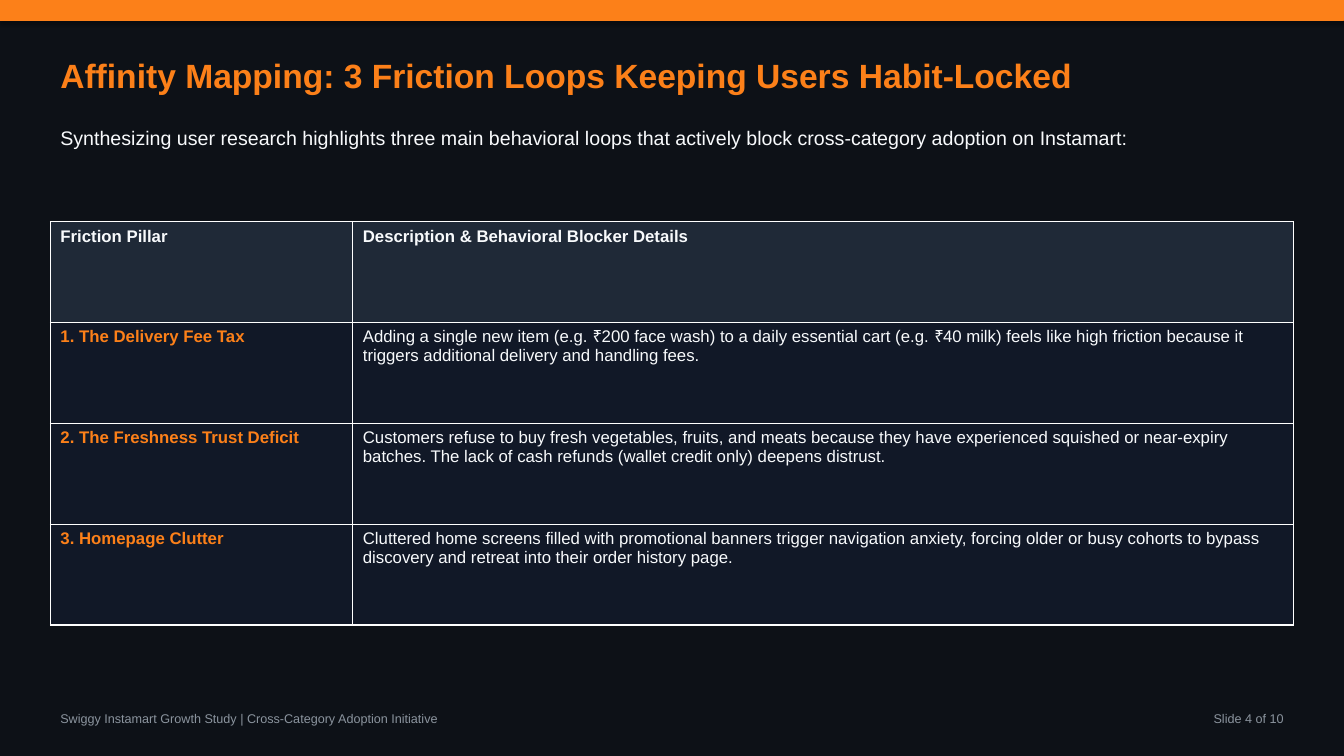
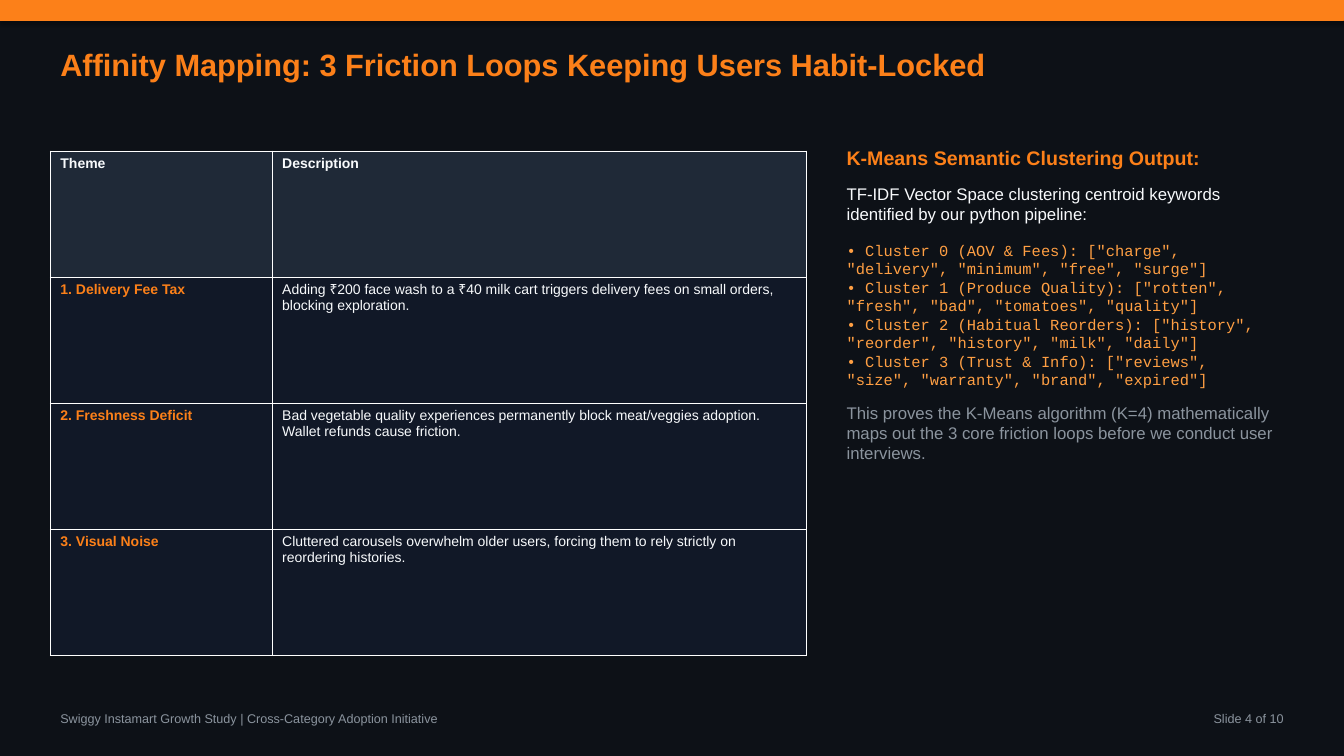
Before and after one commit to aashritamalviya1999/swiggy-instamart-discovery, a slide deck: slide 4 of NL Swiggy Instamart.pptx. Drawn at 1344x756 pixels with LibreOffice and Linux fonts; fonts in the diff are those of the drawing. Boxes give left, top, right and bottom in pixels: in the first picture for what was removed or moved away, otherwise in the second. Text is boxed around its words. In the diff, an @@ line names an element or a change of style, - is before the commit and + after.

```diff
--- a/NL Swiggy Instamart.pptx
+++ b/NL Swiggy Instamart.pptx
@@ text "Affinity Mapping: 3 Friction Loops ...": place and size @@
-text "Affinity Mapping: 3 Friction Loops ..." at [60,63,1072,95]
+text "Affinity Mapping: 3 Friction Loops ..." at [60,53,986,81]
@@ text "Affinity Mapping: 3 Friction Loops ..." at [60,53,986,81]: size 24 to 22 pt @@
@@ text removed at [60,130,1127,149] @@
-Synthesizing user research highlights three main behavioral loops that actively block cross-category adoption on Instamart:
@@ table added at [50,151,807,655], 4 rows, 2 columns @@
+Theme | Description
+1. Delivery Fee Tax | Adding ₹200 face wash to a ₹40 milk cart triggers delivery fees on small orders, blocking exploration.
+2. Freshness Deficit | Bad vegetable quality experiences permanently block meat/veggies adoption. Wallet refunds cause friction.
+3. Visual Noise | Cluttered carousels overwhelm older users, forcing them to rely strictly on reordering histories.
@@ text added at [847,150,1273,459], 11 pt, text #FF9F43 @@
+K-Means Semantic Clustering Output:
+TF-IDF Vector Space clustering centroid keywords identified by our python pipeline:
+• Cluster 0 (AOV & Fees): ["charge", "delivery", "minimum", "free", "surge"]
+• Cluster 1 (Produce Quality): ["rotten", "fresh", "bad", "tomatoes", "quality"]
+• Cluster 2 (Habitual Reorders): ["history", "reorder", "history", "milk", "daily"]
+• Cluster 3 (Trust & Info): ["reviews", "size", "warranty", "brand", "expired"]
+This proves the K-Means algorithm (K=4) mathematically maps out the 3 core friction loops before we conduct user interviews.
@@ table removed at [50,222,1294,625], 4 rows, 2 columns @@
-Friction Pillar | Description & Behavioral Blocker Details
-1. The Delivery Fee Tax | Adding a single new item (e.g. ₹200 face wash) to a daily essential cart (e.g. ₹40 milk) feels like high friction because it triggers additional delivery and handling fees.
-2. The Freshness Trust Deficit | Customers refuse to buy fresh vegetables, fruits, and meats because they have experienced squished or near-expiry batches. The lack of cash refunds (wallet credit only) deepens distrust.
-3. Homepage Clutter | Cluttered home screens filled with promotional banners trigger navigation anxiety, forcing older or busy cohorts to bypass discovery and retreat into their order history page.
```
Also in this commit, not shown: 8 other slides changed, 1 other file.
